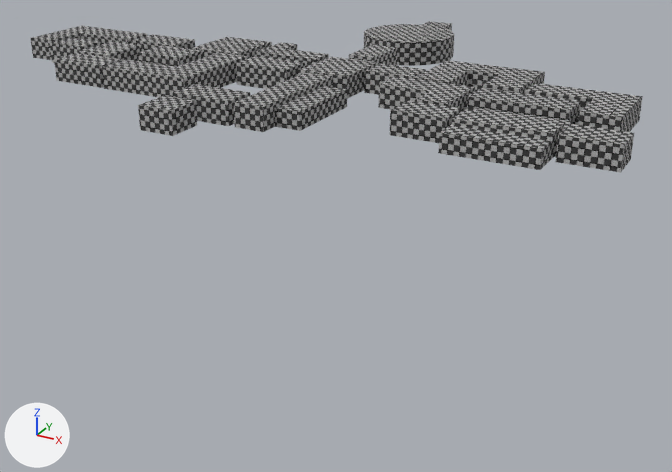
An edit to the glTF model levels/level_2/level_2_model.glb, drawn before and after from the same camera.
Both versions are drawn from a camera (50 mm lens) standing at (98.2, -119.8, 46.8) and looking at (10.8, 39.2, -32.7). Arrows for +X, +Y and +Z are at lower left; the lights stay in place. The picture after the commit comes second.

Names of what the first picture shows: 'Cube-col'.
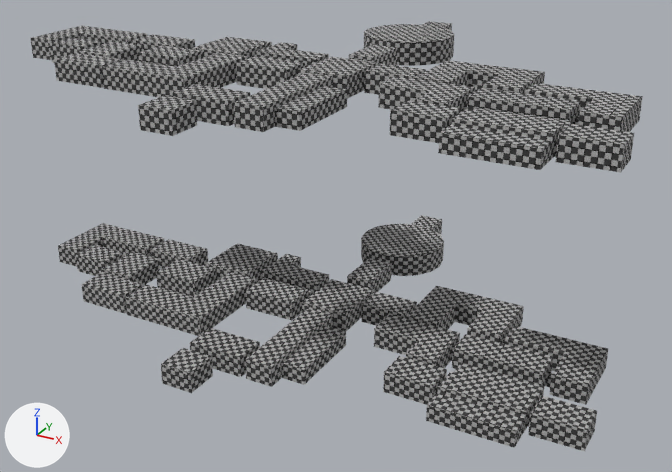
Where the change shows, as pixel boxes (x1, y1, x2, y2) in the pictures (672 x 472 px):
'Cube-col.001', added: after (58, 215, 608, 451)

The edits, one by one:
Object 'Cube-col.001' (ob_cube_col_001) is new; it shows a copy of the mesh of ob_cube_col.
Its location is (0.0, 0.0, -50.0).
